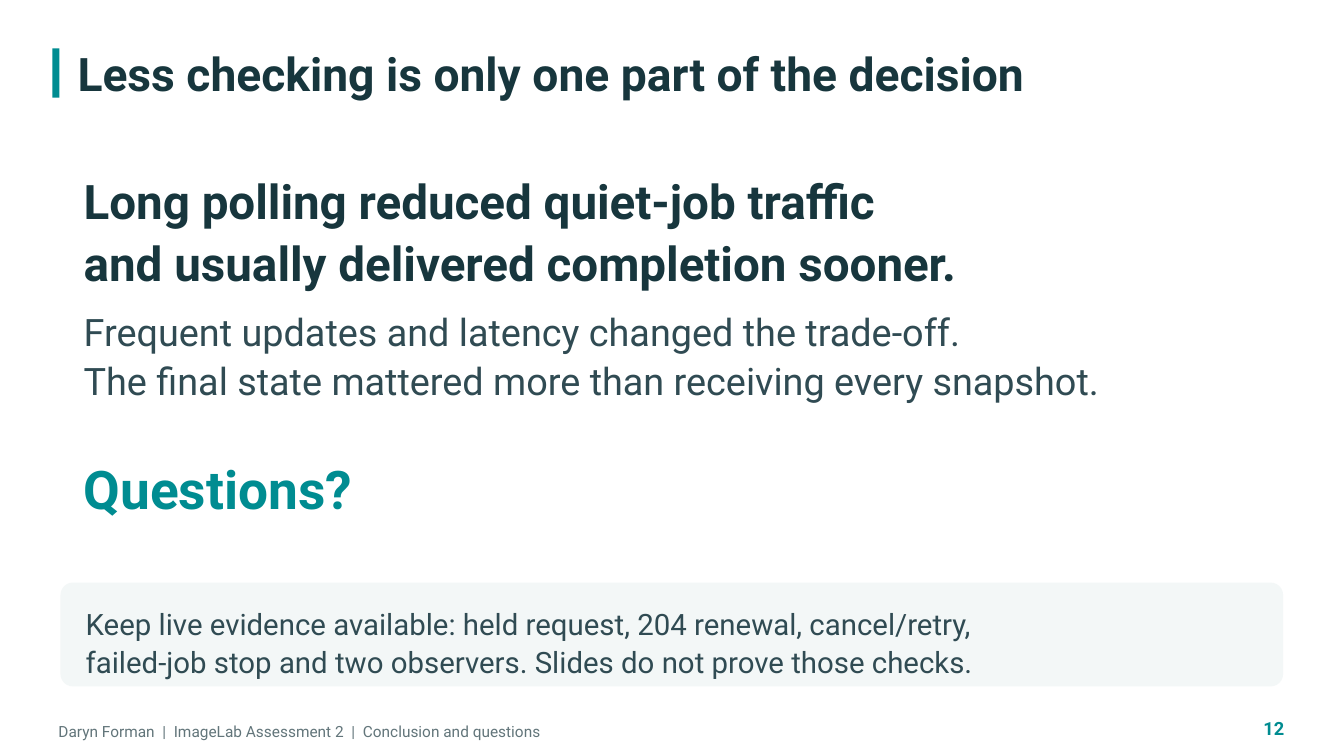
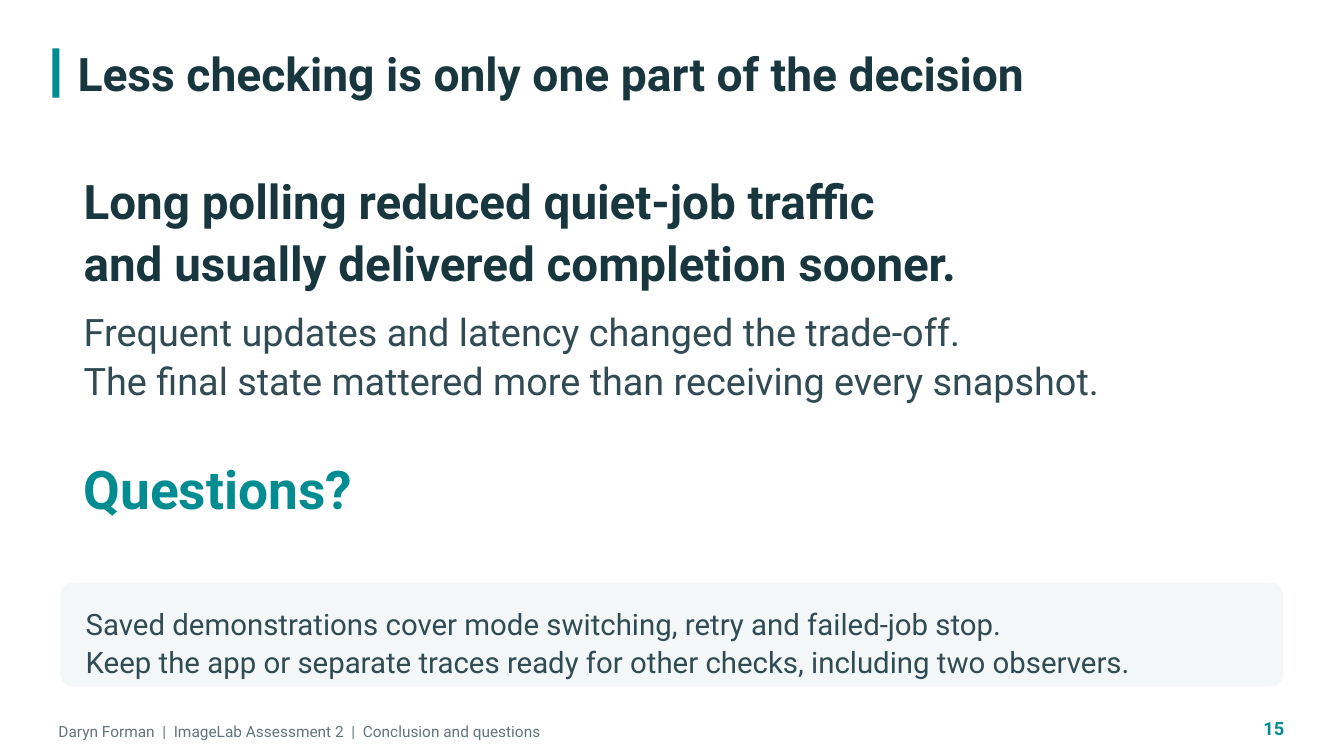
Before and after one commit to darynforman/worddoc, a slide deck: slide 15 of ImageLab_Assessment_2_Daryn_Forman.pptx (slide 12 before the commit). Drawn at 1344x756 pixels with LibreOffice and Linux fonts; fonts in the diff are those of the drawing. Boxes give left, top, right and bottom in pixels: in the first picture for what was removed or moved away, otherwise in the second. Text is boxed around its words. In the diff, an @@ line names an element or a change of style, - is before the commit and + after.

Commit message:
Add captured lifecycle demonstrations to presentation

```diff
--- a/ImageLab_Assessment_2_Daryn_Forman.pptx
+++ b/ImageLab_Assessment_2_Daryn_Forman.pptx
@@ text at [86,612,1130,680]: text changed @@
-Keep live evidence available: held request, 204 renewal, cancel/retry,
-failed-job stop and two observers. Slides do not prove those checks.
+Saved demonstrations cover mode switching, retry and failed-job stop.
+Keep the app or separate traces ready for other checks, including two observers.
@@ text at [1263,722,1284,735]: text changed @@
-12
+15
```
Also in this commit, not shown: 3 slides added.
